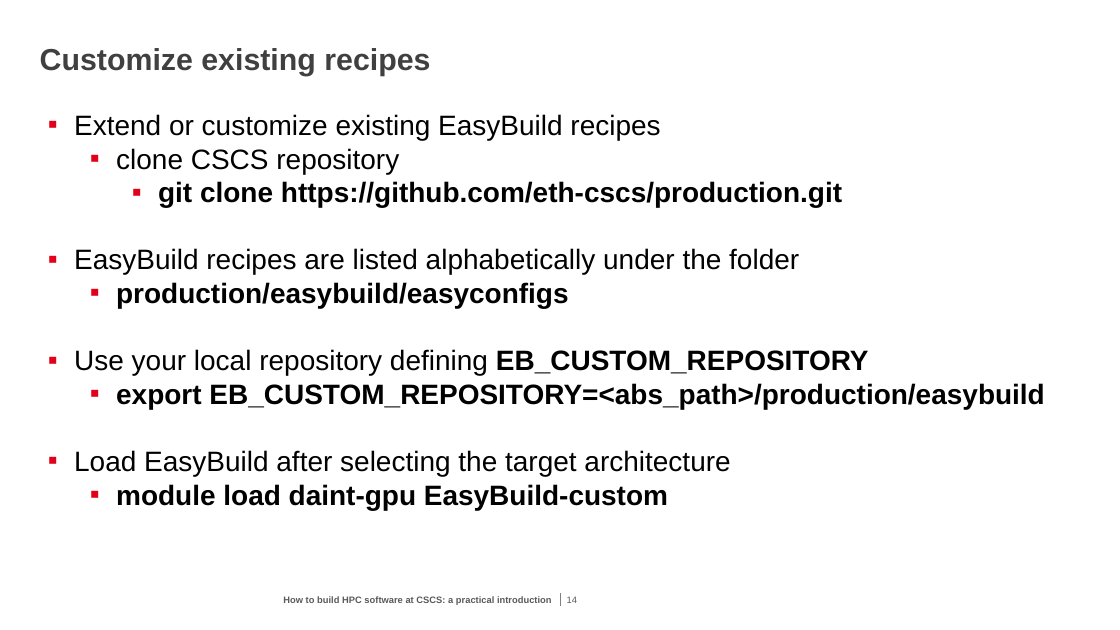
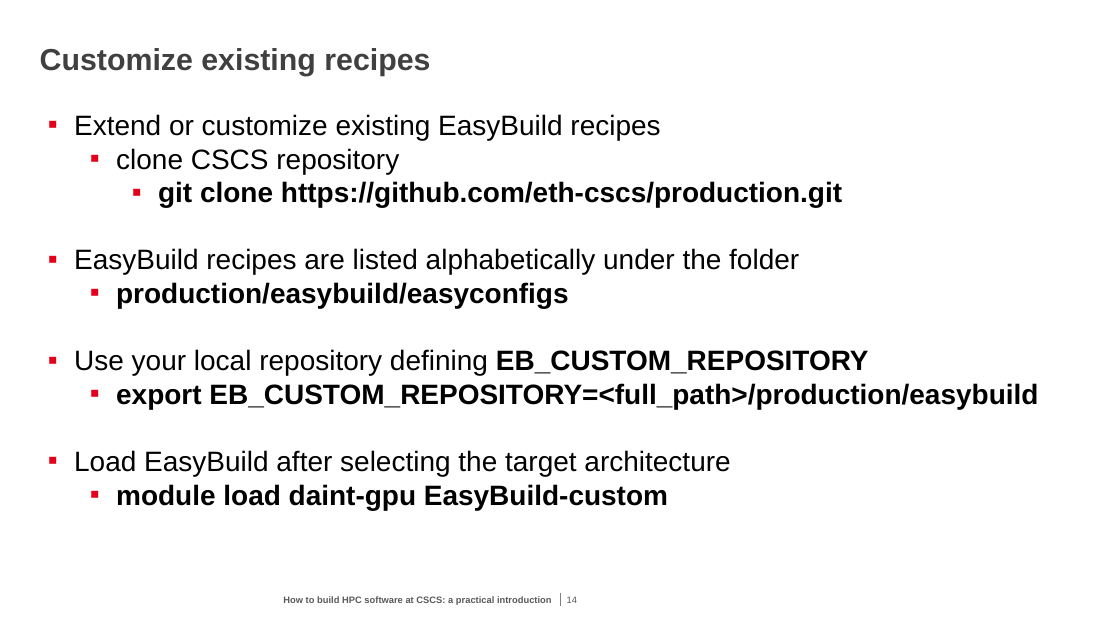
Before and after one commit to eth-cscs/UserLabDay, a slide deck: slide 14 of 2022/how_to_build_software/how_to_build_software.pptx. Drawn at 1120x630 pixels with LibreOffice and Linux fonts; fonts in the diff are those of the drawing; background and template pictures are left out. Boxes give left, top, right and bottom in pixels: in the first picture for what was removed or moved away, otherwise in the second. Text is boxed around its words. In the diff, an @@ line names an element or a change of style, - is before the commit and + after.

Commit message:
Add files via upload
Update slides

```diff
--- a/2022/how_to_build_software/how_to_build_software.pptx
+++ b/2022/how_to_build_software/how_to_build_software.pptx
@@ text at [116, 383, 1038, 409]: text changed @@
-  ▪ export EB_CUSTOM_REPOSITORY=<abs_path>/production/easybuild
+  ▪ export EB_CUSTOM_REPOSITORY=<full_path>/production/easybuild
```
